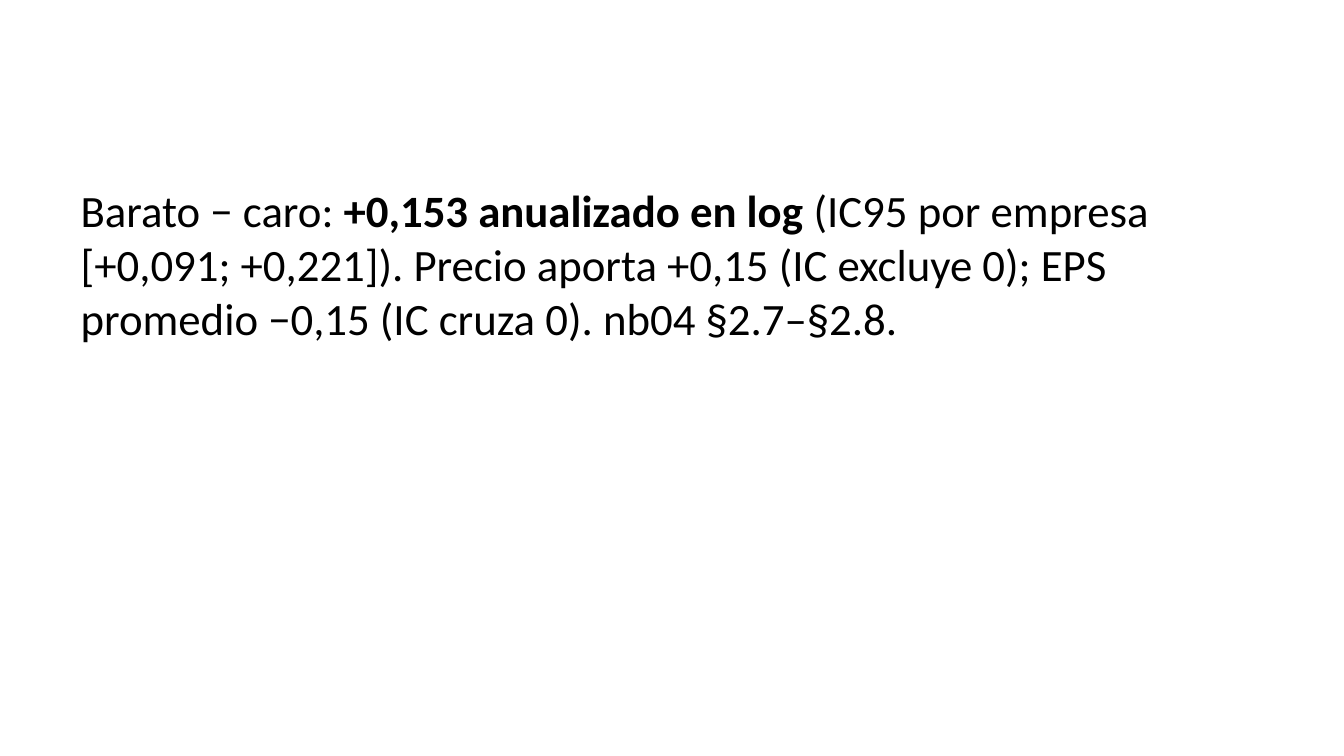
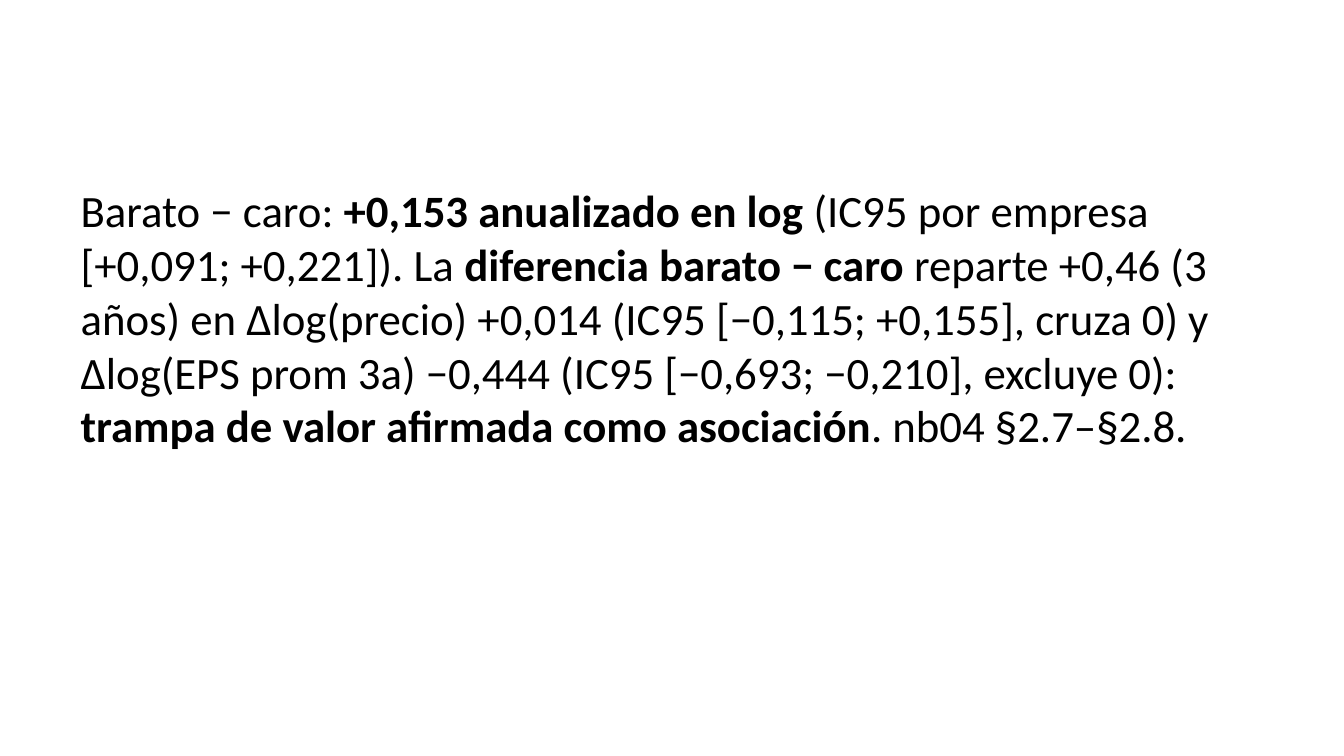
Before and after one commit to louis97/asistente-financiero, a slide deck: slide 12 of entregables/entrega_1/presentacion.pptx. Drawn at 1344x756 pixels with LibreOffice and Linux fonts; fonts in the diff are those of the drawing. Boxes give left, top, right and bottom in pixels: in the first picture for what was removed or moved away, otherwise in the second. Text is boxed around its words. In the diff, an @@ line names an element or a change of style, - is before the commit and + after.

```diff
--- a/entregables/entrega_1/presentacion.pptx
+++ b/entregables/entrega_1/presentacion.pptx
@@ text at (x1=81, y1=194, x2=1208, y2=449): text changed @@
-Barato − caro: +0,153 anualizado en log (IC95 por empresa [+0,091; +0,221]). Precio aporta +0,15 (IC excluye 0); EPS promedio −0,15 (IC cruza 0). nb04 §2.7–§2.8.
+Barato − caro: +0,153 anualizado en log (IC95 por empresa [+0,091; +0,221]). La diferencia barato − caro reparte +0,46 (3 años) en Δlog(precio) +0,014 (IC95 [−0,115; +0,155], cruza 0) y Δlog(EPS prom 3a) −0,444 (IC95 [−0,693; −0,210], excluye 0): trampa de valor afirmada como asociación. nb04 §2.7–§2.8.
```
Also in this commit, not shown: 4 other slides changed, 12 other files.
